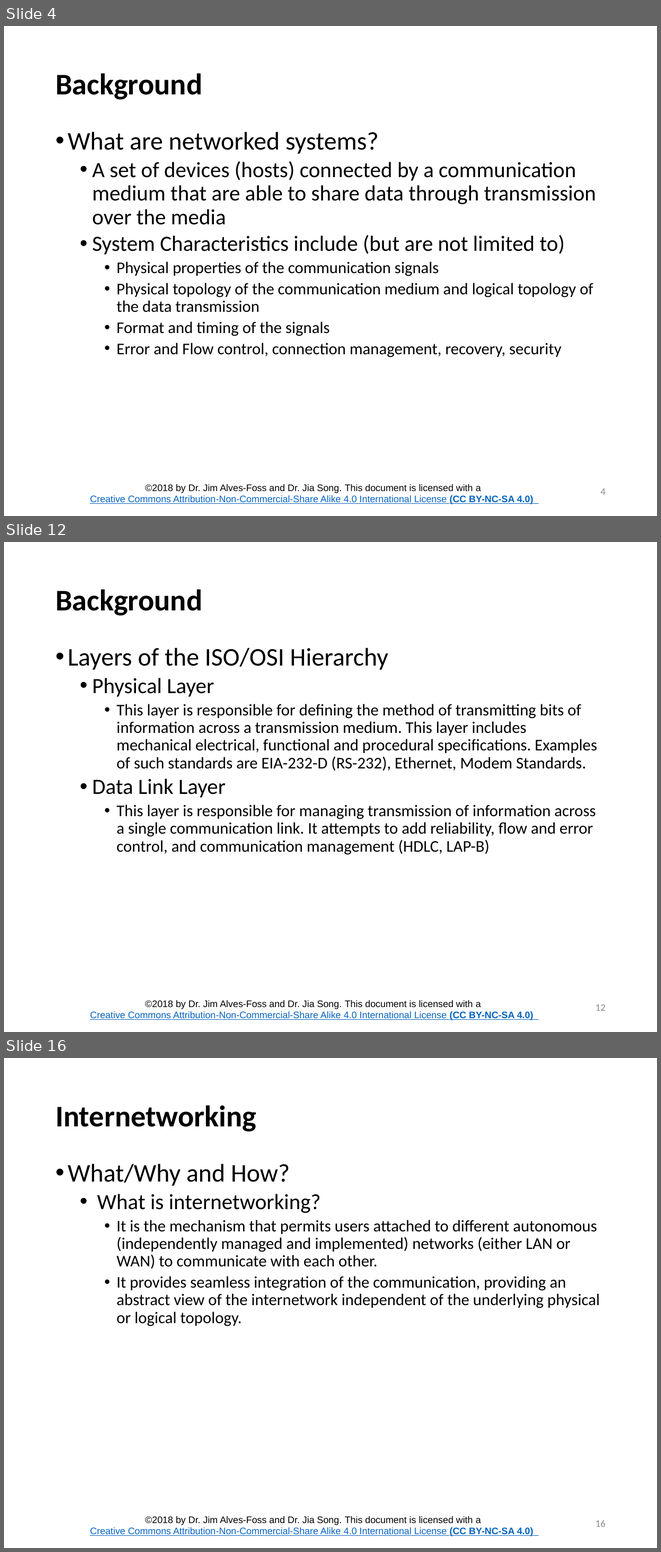
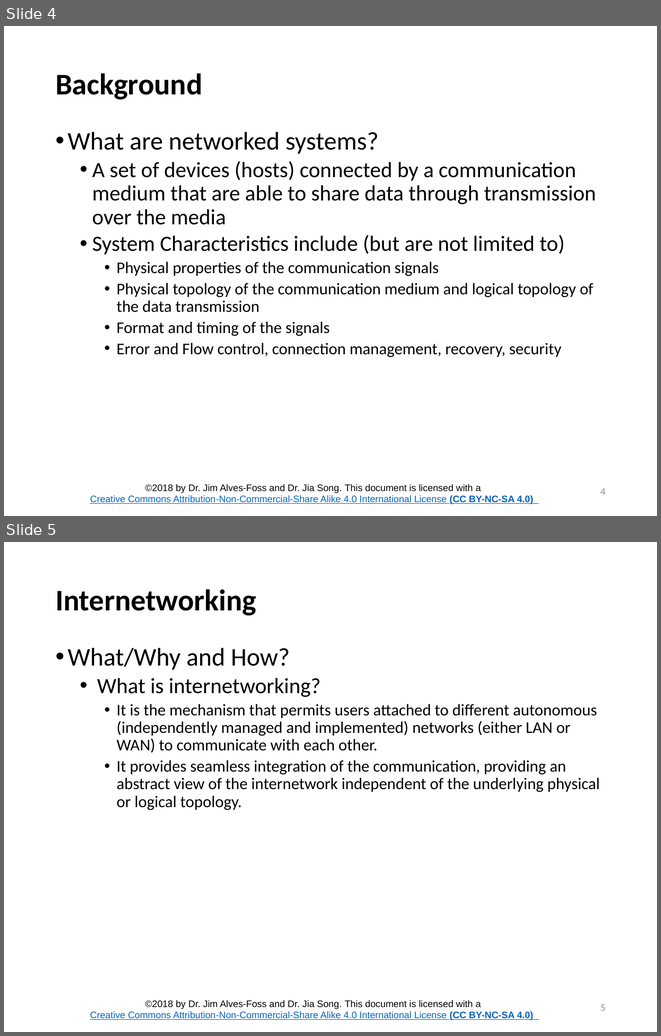
Before and after one commit to CenterForSecureAndDependableSystems/Teaching-Materials, a slide deck: Network-Security/Module_1 Internetworking/Lesson_2_Internetworking.pptx. Shown one above the other, each under a label of ours: slides 4, 12 and 16 before the commit, slides 4 and 5 after it; the slides between them are not shown. The pictures are 661x1552 and 661x1036 pixels, drawn with LibreOffice and Linux fonts; fonts in the diff are those of the drawing; background and template pictures are left out. Boxes give left, top, right and bottom in pixels: in the first picture for what was removed or moved away, otherwise in the second. Text is boxed around its words. In the diff, an @@ line names an element or a change of style, - is before the commit and + after.

```diff
--- a/Network-Security/Module_1 Internetworking/Lesson_2_Internetworking.pptx
+++ b/Network-Security/Module_1 Internetworking/Lesson_2_Internetworking.pptx
@@ slide 12 removed at (x1=4, y1=542, x2=657, y2=1032), background #FFFFFF; not listed: 1 template element that a slide beside it also shows @@
@@ title removed at (x1=55, y1=589, x2=202, y2=616) @@
-Background
@@ text removed at (x1=68, y1=647, x2=597, y2=855) @@
-• Layers of the ISO/OSI Hierarchy
-  • Physical Layer
-    • This layer is responsible for defining the method of transmitting bits of information across a transmission medium. This layer includes mechanical electrical, functional and procedural specifications. Examples of such standards are EIA-232-D (RS-232), Ethernet, Modem Standards.
-  • Data Link Layer
-    • This layer is responsible for managing transmission of information across a single communication link. It attempts to add reliability, flow and error control, and communication management (HDLC, LAP-B)
@@ page number removed at (x1=595, y1=1004, x2=606, y2=1011) @@
-12
@@ what was slide 16 is now slide 5 @@
@@ page number at (x1=600, y1=1004, x2=606, y2=1011): text changed @@
-16
+5
```
Also in this commit, not shown: 1 slide added, 11 other slides removed, 55 other files.
